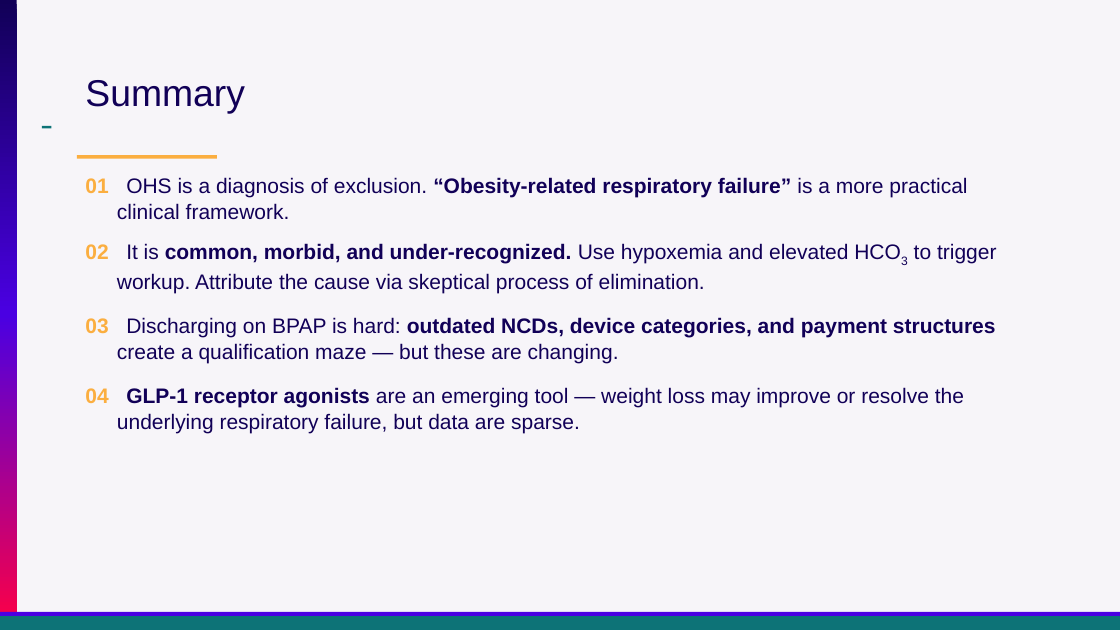
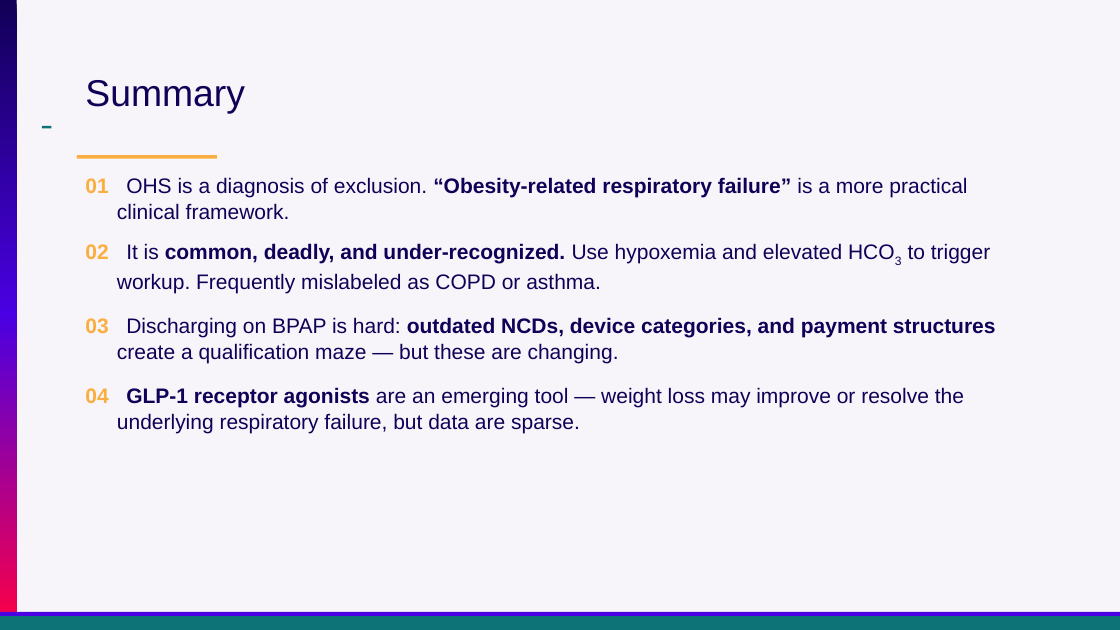
Before and after one commit to reblocke/clinical_talks, a slide deck: slide 39 of archive/Presentations/Locke Utah ACP OHS 2026.pptx. Drawn at 1120x630 pixels with LibreOffice and Linux fonts; fonts in the diff are those of the drawing. Boxes give left, top, right and bottom in pixels: in the first picture for what was removed or moved away, otherwise in the second. Text is boxed around its words. In the diff, an @@ line names an element or a change of style, - is before the commit and + after.

```diff
--- a/archive/Presentations/Locke Utah ACP OHS 2026.pptx
+++ b/archive/Presentations/Locke Utah ACP OHS 2026.pptx
@@ text at <box>85,243,990,293</box>: text changed @@
-02 It is common, morbid, and under-recognized. Use hypoxemia and elevated HCO3 to trigger workup. Attribute the cause via skeptical process of elimination.
+02 It is common, deadly, and under-recognized. Use hypoxemia and elevated HCO3 to trigger workup. Frequently mislabeled as COPD or asthma.
```
Also in this commit, not shown: 25 other slides changed, 7 slides added, 8 slides removed, 1 other file.
